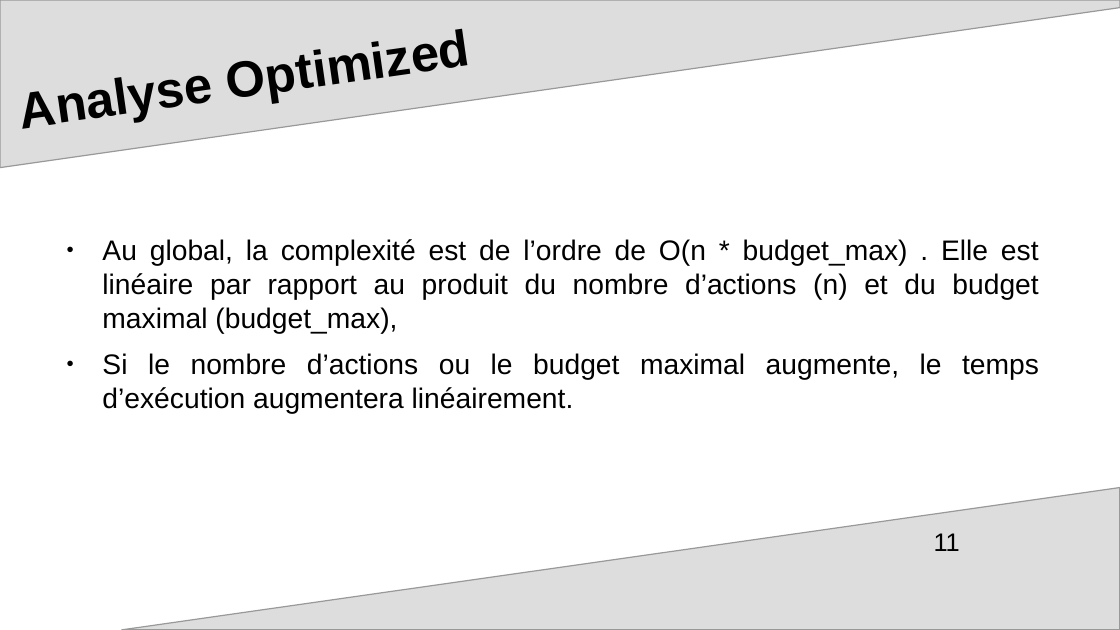
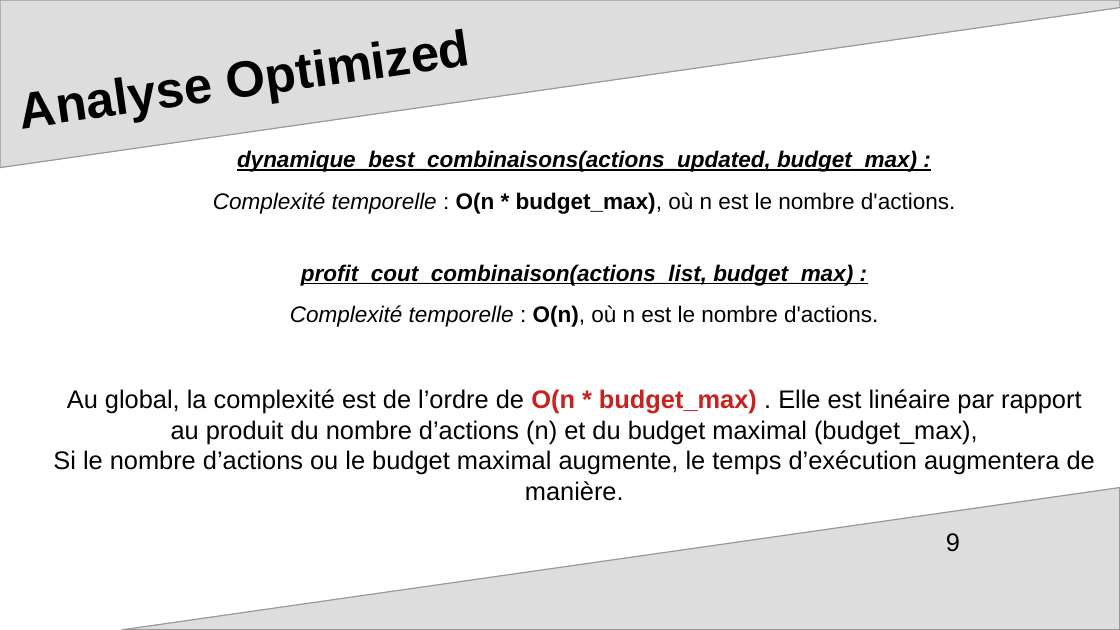
Before and after one commit to mcourte/OC_Projet7, a slide deck: slide 9 of ppt_soutenance.odp (slide 11 before the commit). Drawn at 1120x630 pixels with LibreOffice and Linux fonts; fonts in the diff are those of the drawing; background and template pictures are left out. Boxes give left, top, right and bottom in pixels: in the first picture for what was removed or moved away, otherwise in the second. Text is boxed around its words. In the diff, an @@ line names an element or a change of style, - is before the commit and + after.

```diff
--- a/ppt_soutenance.odp
+++ b/ppt_soutenance.odp
@@ text added at bbox=[213, 150, 955, 327], 16 pt, text #000000, bold, italic @@
+dynamique_best_combinaisons(actions_updated, budget_max) :
+Complexité temporelle : O(n * budget_max), où n est le nombre d'actions.
+profit_cout_combinaison(actions_list, budget_max) :
+Complexité temporelle : O(n), où n est le nombre d'actions.
@@ text "Au global, la complexité est ...": place and size @@
-text "Au global, la complexité est ..." at bbox=[102, 239, 1039, 414]
+text "Au global, la complexité est ..." at bbox=[53, 389, 1095, 501]
@@ text at bbox=[67, 389, 1081, 444]: size 20 to 18 pt in "Au global, la complexité est de l’ordre ..."; text colour #000000 to #C9211E, bold on in "O(n * budget_max)"; alignment justified to centre; bullet ● to none; less space between paragraphs @@
@@ text at bbox=[53, 450, 1095, 501]: text changed; size 20 to 18 pt @@
-● Si le nombre d’actions ou le budget maximal augmente, le temps d’exécution augmentera linéairement.
+Si le nombre d’actions ou le budget maximal augmente, le temps d’exécution augmentera de manière.
@@ page number at bbox=[946, 533, 960, 552]: text changed @@
-11
+9
```
Also in this commit, not shown: 9 other slides changed, 5 slides added, 7 slides removed, 1 other file.
